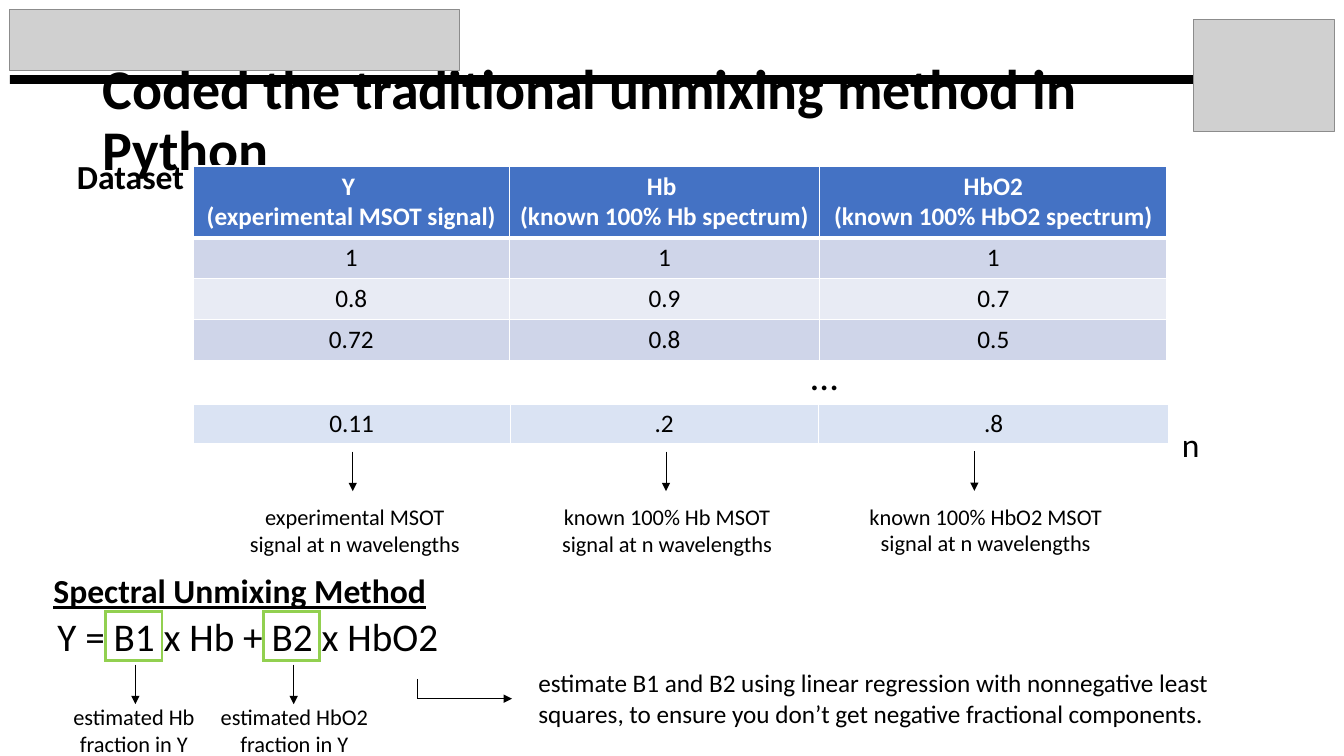
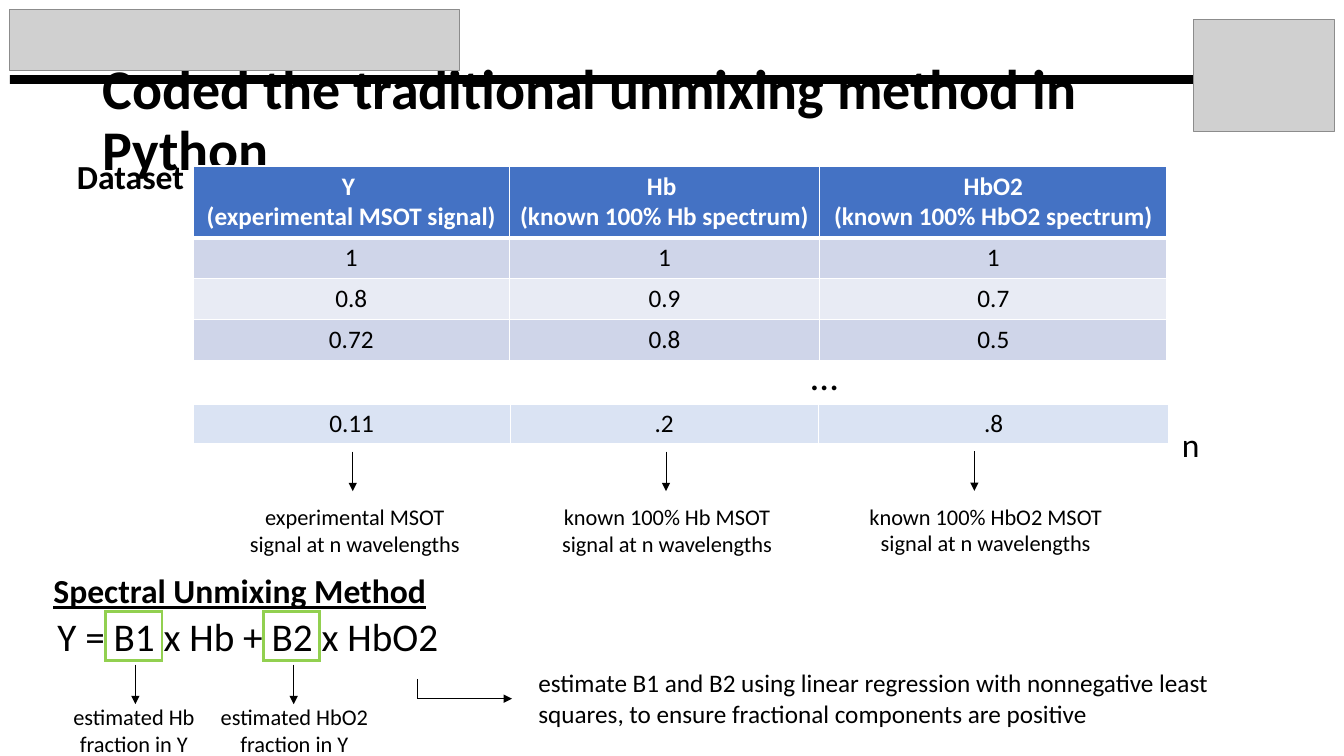
Before and after one commit to kylemjonesislanders/md-anderson, a slide deck: slide 7 of spectral-unmixing/ppt_presentations/midterm_project_report.pptx. Drawn at 1344x756 pixels with LibreOffice and Linux fonts; fonts in the diff are those of the drawing; grey boxes stand for pictures. Boxes give left, top, right and bottom in pixels: in the first picture for what was removed or moved away, otherwise in the second. Text is boxed around its words. In the diff, an @@ line names an element or a change of style, - is before the commit and + after.

```diff
--- a/spectral-unmixing/ppt_presentations/midterm_project_report.pptx
+++ b/spectral-unmixing/ppt_presentations/midterm_project_report.pptx
@@ text at (538, 674, 1207, 727): text changed @@
-estimate B1 and B2 using linear regression with nonnegative least squares, to ensure you don’t get negative fractional components.
+estimate B1 and B2 using linear regression with nonnegative least squares, to ensure fractional components are positive
```
Also in this commit, not shown: 5 other slides changed.
